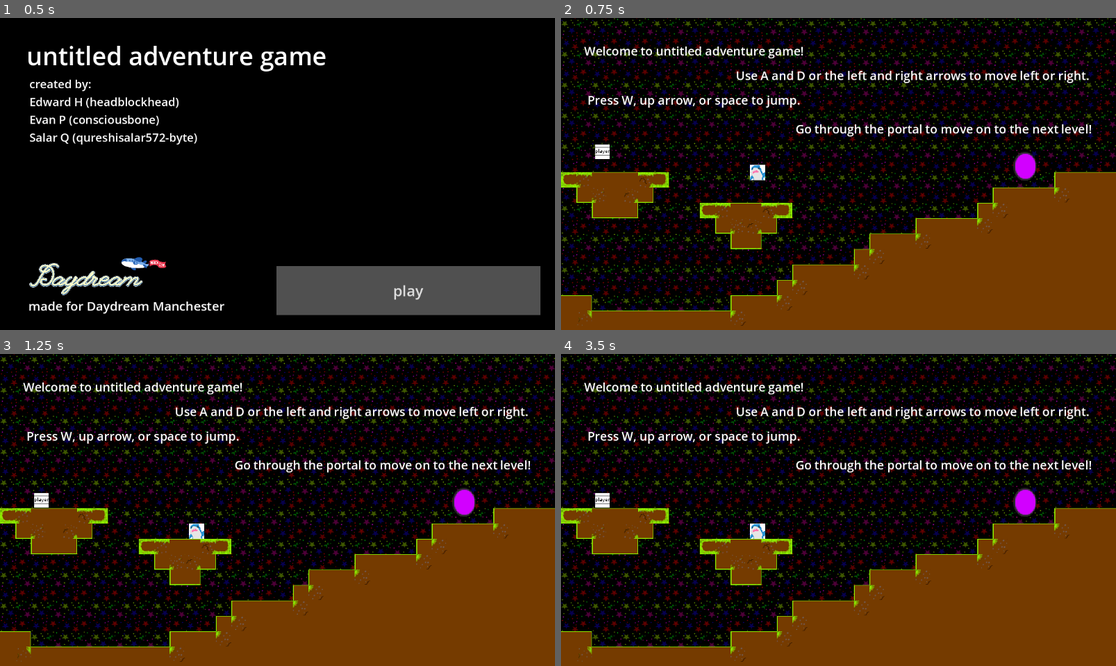
Above: before the commit, frames 1-4 (two rows, left to right).
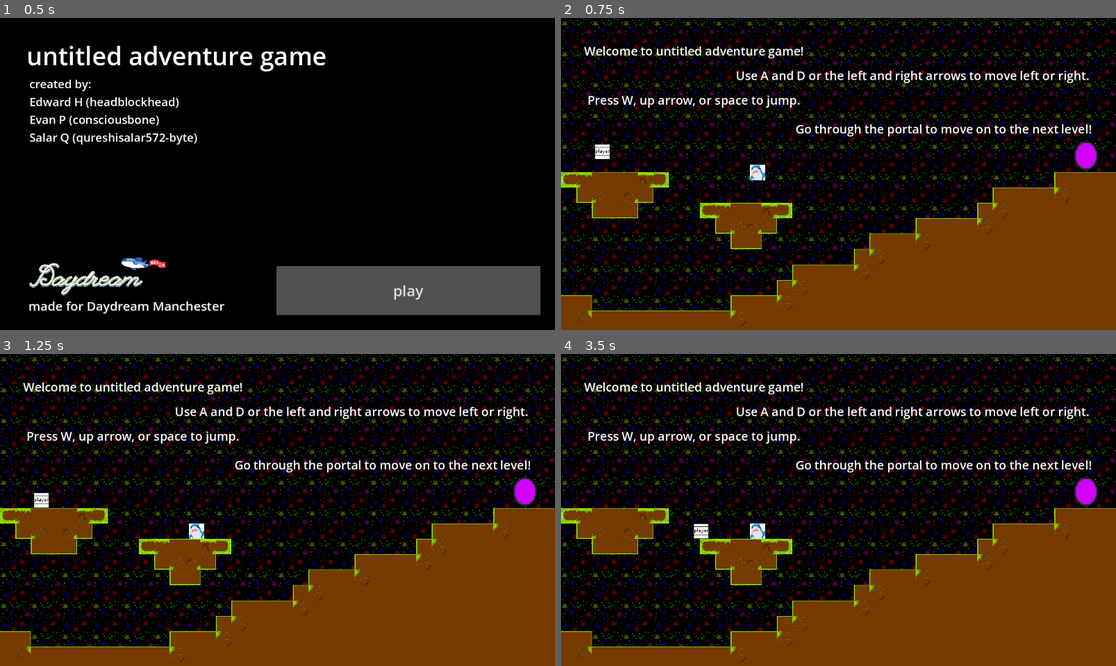
Above: after the commit, the same moments.

Repository: headblockhead/daydream-manchester
Game: Godot game, scene res://TitleScreen/title_screen.tscn
Two runs of this game, one before a commit and one after it. Both use one fixed random seed, a clock stepped at 60 frames per second and the inputs below.
Inputs:
- Up to frame 1 (0.5 s): no input
- Up to frame 2 (0.75 s): click "play" at 0.5 s
- Up to frame 3 (1.25 s): no input
- Up to frame 4 (3.5 s): tap W (jump, bound only after the commit) at 1.25, 1.52, 2, 2.27, 2.75 s; hold D (right, bound only after the commit) 1.28-2.78 s; hold A (left, bound only after the commit) from 2.78 s (still down)

Frame 1 is identical in both runs. In frame 2, 0.6% of the frame differs, in the area x 81-97%, y 39-53%; in frame 3, 0.6%; in frame 4, 0.9%, in the area x 6-97%, y 39-60%.

Commit message:
do portals n stuff

Diff:
--- /dev/null
+++ b/portal-world0to1.gd
@@ -0,0 +1,12 @@
+extends Area2D
+
+@export var target_scene: PackedScene
+
+# Called when the node enters the scene tree for the first time.
+func _ready() -> void:
+	body_entered.connect(_on_body_entered)
+
+func _on_body_entered(body: Node) -> void:
+	if body.is_in_group("player") and target_scene:
+		print("portal: player _on_body_entered")
+		get_tree().change_scene_to_packed(target_scene)
--- /dev/null
+++ b/portal-world1to2.gd
@@ -0,0 +1,12 @@
+extends Area2D
+
+@export var target_scene: PackedScene
+
+# Called when the node enters the scene tree for the first time.
+func _ready() -> void:
+	body_entered.connect(_on_body_entered)
+
+func _on_body_entered(body: Node) -> void:
+	if body.is_in_group("player") and target_scene:
+		print("portal: player _on_body_entered")
+		get_tree().change_scene_to_packed(target_scene)
--- a/portal.tscn
+++ b/portal.tscn
@@ -1,6 +1,6 @@
 [gd_scene load_steps=5 format=3 uid="uid://bdcpo0n23vulw"]
 
-[ext_resource type="Script" uid="uid://el65pd1mu2cq" path="res://portal.gd" id="1_grrij"]
+[ext_resource type="Script" uid="uid://el65pd1mu2cq" path="res://OLD-portalscript.gd" id="1_grrij"]
 [ext_resource type="PackedScene" uid="uid://djk2f7pqg8j1l" path="res://world1.tscn" id="2_grrij"]
 [ext_resource type="Texture2D" uid="uid://ckk82iy6h817l" path="res://portal.png" id="3_2pgh4"]
 
--- a/project.godot
+++ b/project.godot
@@ -19,15 +19,22 @@
 
 left={
 "deadzone": 0.2,
-"events": []
+"events": [Object(InputEventKey,"resource_local_to_scene":false,"resource_name":"","device":-1,"window_id":0,"alt_pressed":false,"shift_pressed":false,"ctrl_pressed":false,"meta_pressed":false,"pressed":false,"keycode":0,"physical_keycode":65,"key_label":0,"unicode":97,"location":0,"echo":false,"script":null)
+, Object(InputEventKey,"resource_local_to_scene":false,"resource_name":"","device":-1,"window_id":0,"alt_pressed":false,"shift_pressed":false,"ctrl_pressed":false,"meta_pressed":false,"pressed":false,"keycode":0,"physical_keycode":4194319,"key_label":0,"unicode":0,"location":0,"echo":false,"script":null)
+]
 }
 right={
 "deadzone": 0.2,
-"events": []
+"events": [Object(InputEventKey,"resource_local_to_scene":false,"resource_name":"","device":-1,"window_id":0,"alt_pressed":false,"shift_pressed":false,"ctrl_pressed":false,"meta_pressed":false,"pressed":false,"keycode":0,"physical_keycode":68,"key_label":0,"unicode":100,"location":0,"echo":false,"script":null)
+, Object(InputEventKey,"resource_local_to_scene":false,"resource_name":"","device":-1,"window_id":0,"alt_pressed":false,"shift_pressed":false,"ctrl_pressed":false,"meta_pressed":false,"pressed":false,"keycode":0,"physical_keycode":4194321,"key_label":0,"unicode":0,"location":0,"echo":false,"script":null)
+]
 }
 jump={
 "deadzone": 0.2,
-"events": []
+"events": [Object(InputEventKey,"resource_local_to_scene":false,"resource_name":"","device":-1,"window_id":0,"alt_pressed":false,"shift_pressed":false,"ctrl_pressed":false,"meta_pressed":false,"pressed":false,"keycode":0,"physical_keycode":87,"key_label":0,"unicode":119,"location":0,"echo":false,"script":null)
+, Object(InputEventKey,"resource_local_to_scene":false,"resource_name":"","device":-1,"window_id":0,"alt_pressed":false,"shift_pressed":false,"ctrl_pressed":false,"meta_pressed":false,"pressed":false,"keycode":0,"physical_keycode":4194320,"key_label":0,"unicode":0,"location":0,"echo":false,"script":null)
+, Object(InputEventKey,"resource_local_to_scene":false,"resource_name":"","device":-1,"window_id":0,"alt_pressed":false,"shift_pressed":false,"ctrl_pressed":false,"meta_pressed":false,"pressed":false,"keycode":0,"physical_keycode":32,"key_label":0,"unicode":32,"location":0,"echo":false,"script":null)
+]
 }
 
 [rendering]
--- a/world0.tscn
+++ b/world0.tscn
@@ -1,10 +1,15 @@
-[gd_scene load_steps=6 format=4 uid="uid://ckudr8chj1kgo"]
+[gd_scene load_steps=9 format=4 uid="uid://ckudr8chj1kgo"]
 
 [ext_resource type="Texture2D" uid="uid://bagc3halx24jm" path="res://bgtile.png" id="1_mbvbo"]
 [ext_resource type="PackedScene" uid="uid://corge3g4cu8iw" path="res://player.tscn" id="2_luep3"]
 [ext_resource type="TileSet" uid="uid://b5kler1tbkp7o" path="res://tilemap.tres" id="2_vvokv"]
 [ext_resource type="PackedScene" path="res://friend.tscn" id="3_1rg5t"]
-[ext_resource type="PackedScene" uid="uid://bdcpo0n23vulw" path="res://portal.tscn" id="4_vvokv"]
+[ext_resource type="Texture2D" uid="uid://ckk82iy6h817l" path="res://portal.png" id="5_0coyo"]
+[ext_resource type="Script" uid="uid://ka3q5h8lar2d" path="res://portal-world0to1.gd" id="6_i42b6"]
+[ext_resource type="PackedScene" uid="uid://djk2f7pqg8j1l" path="res://world1.tscn" id="7_kft3f"]
+
+[sub_resource type="RectangleShape2D" id="RectangleShape2D_p6a4b"]
+size = Vector2(46, 58)
 
 [node name="Node2D" type="Node2D"]
 texture_filter = 1
@@ -59,5 +64,14 @@
 theme_override_font_sizes/font_size = 25
 text = "Go through the portal to move on to the next level!"
 
-[node name="Portal" parent="." instance=ExtResource("4_vvokv")]
-position = Vector2(963, 308)
+[node name="Area2D" type="Area2D" parent="."]
+position = Vector2(1089, 286)
+script = ExtResource("6_i42b6")
+target_scene = ExtResource("7_kft3f")
+
+[node name="CollisionShape2D" type="CollisionShape2D" parent="Area2D"]
+shape = SubResource("RectangleShape2D_p6a4b")
+
+[node name="Sprite2D" type="Sprite2D" parent="Area2D"]
+scale = Vector2(2, 2)
+texture = ExtResource("5_0coyo")
--- a/world1.tscn
+++ b/world1.tscn
@@ -1,9 +1,14 @@
-[gd_scene load_steps=5 format=4 uid="uid://djk2f7pqg8j1l"]
+[gd_scene load_steps=8 format=4 uid="uid://djk2f7pqg8j1l"]
 
 [ext_resource type="TileSet" uid="uid://b5kler1tbkp7o" path="res://tilemap.tres" id="1_rf4cw"]
 [ext_resource type="PackedScene" uid="uid://corge3g4cu8iw" path="res://player.tscn" id="2_rro2w"]
 [ext_resource type="PackedScene" path="res://friend.tscn" id="3_cxftf"]
-[ext_resource type="PackedScene" uid="uid://bdcpo0n23vulw" path="res://portal.tscn" id="4_cxftf"]
+[ext_resource type="Script" uid="uid://cyexcr6fby8ra" path="res://portal-world1to2.gd" id="4_53ewl"]
+[ext_resource type="PackedScene" uid="uid://dwqbpjn7sk2r4" path="res://TitleScreen/title_screen.tscn" id="5_4752g"]
+[ext_resource type="Texture2D" uid="uid://ckk82iy6h817l" path="res://portal.png" id="6_3x3nl"]
+
+[sub_resource type="RectangleShape2D" id="RectangleShape2D_u8a3u"]
+size = Vector2(46, 58)
 
 [node name="Node2D" type="Node2D"]
 
@@ -17,5 +22,14 @@
 [node name="Friend" parent="." instance=ExtResource("3_cxftf")]
 position = Vector2(493, 560)
 
-[node name="Portal" parent="." instance=ExtResource("4_cxftf")]
-position = Vector2(1087, 537)
+[node name="Area2D" type="Area2D" parent="."]
+position = Vector2(1090, 540)
+script = ExtResource("4_53ewl")
+target_scene = ExtResource("5_4752g")
+
+[node name="CollisionShape2D" type="CollisionShape2D" parent="Area2D"]
+shape = SubResource("RectangleShape2D_u8a3u")
+
+[node name="Sprite2D" type="Sprite2D" parent="Area2D"]
+scale = Vector2(2, 2)
+texture = ExtResource("6_3x3nl")
Renamed: portal.gd -> OLD-portalscript.gd
Renamed: portal.gd.uid -> OLD-portalscript.gd.uid
Not shown: 1 places in player.tscn that only renumber resources
Not shown, added: portal-world0to1.gd.uid
Not shown, added: portal-world1to2.gd.uid
